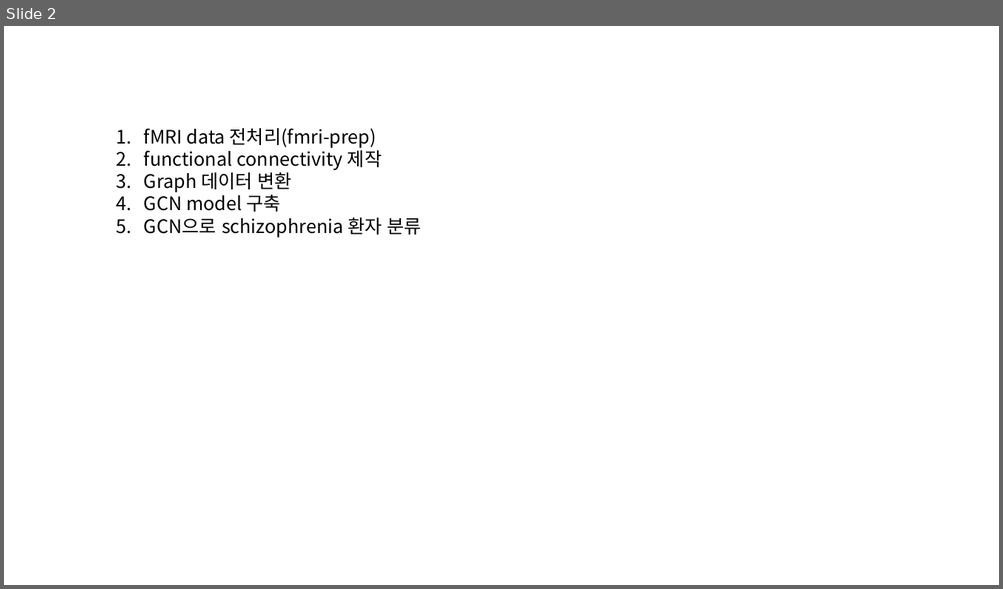
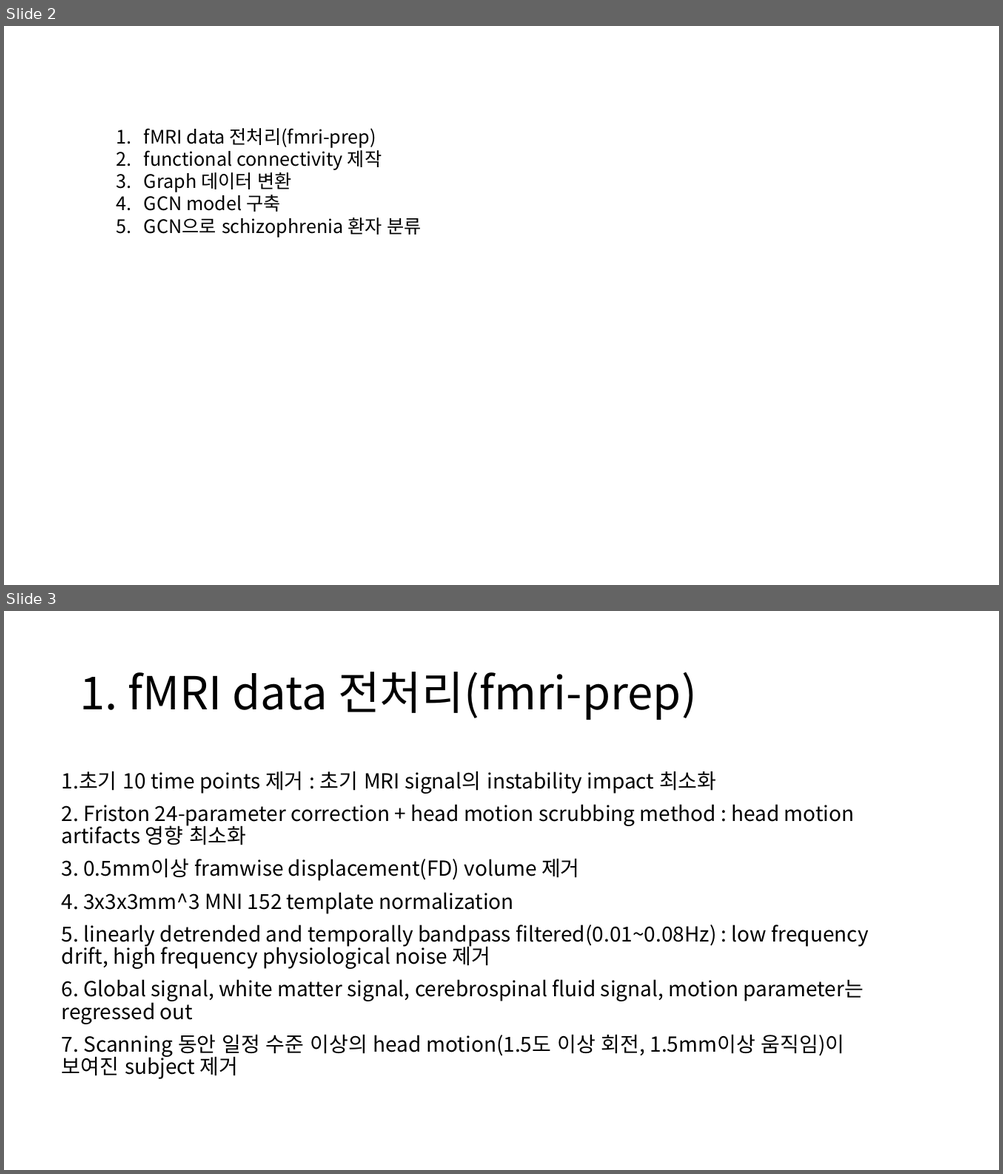
Before and after one commit to janett105/GNN_SCHZ, a slide deck: Presentation/초기 발표.pptx. Shown one above the other, each under a label of ours: slide 2 before the commit, slides 2 and 3 after it. The pictures are 1003x589 and 1003x1174 pixels, drawn with LibreOffice and Linux fonts; fonts in the diff are those of the drawing. Boxes give left, top, right and bottom in pixels: in the first picture for what was removed or moved away, otherwise in the second. Text is boxed around its words. In the diff, an @@ line names an element or a change of style, - is before the commit and + after.

```diff
--- a/Presentation/초기 발표.pptx
+++ b/Presentation/초기 발표.pptx
@@ slide 3 added at bbox=[4, 611, 999, 1170], background #FFFFFF @@
@@ title added at bbox=[79, 672, 697, 720], 44 pt, text #000000 @@
+1. fMRI data 전처리(fmri-prep)
@@ text added at bbox=[62, 771, 868, 1079], 20 pt, text #000000 @@
+1.초기 10 time points 제거 : 초기 MRI signal의 instability impact 최소화
+2. Friston 24-parameter correction + head motion scrubbing method : head motion artifacts 영향 최소화
+3. 0.5mm이상 framwise displacement(FD) volume 제거
+4. 3x3x3mm^3 MNI 152 template normalization
+5. linearly detrended and temporally bandpass filtered(0.01~0.08Hz) : low frequency drift, high frequency physiological noise 제거
+6. Global signal, white matter signal, cerebrospinal fluid signal, motion parameter는 regressed out
+7. Scanning 동안 일정 수준 이상의 head motion(1.5도 이상 회전, 1.5mm이상 움직임)이 보여진 subject 제거
```
Also in this commit, not shown: 5 slides changed, 3 other slides added, 37 other files.
